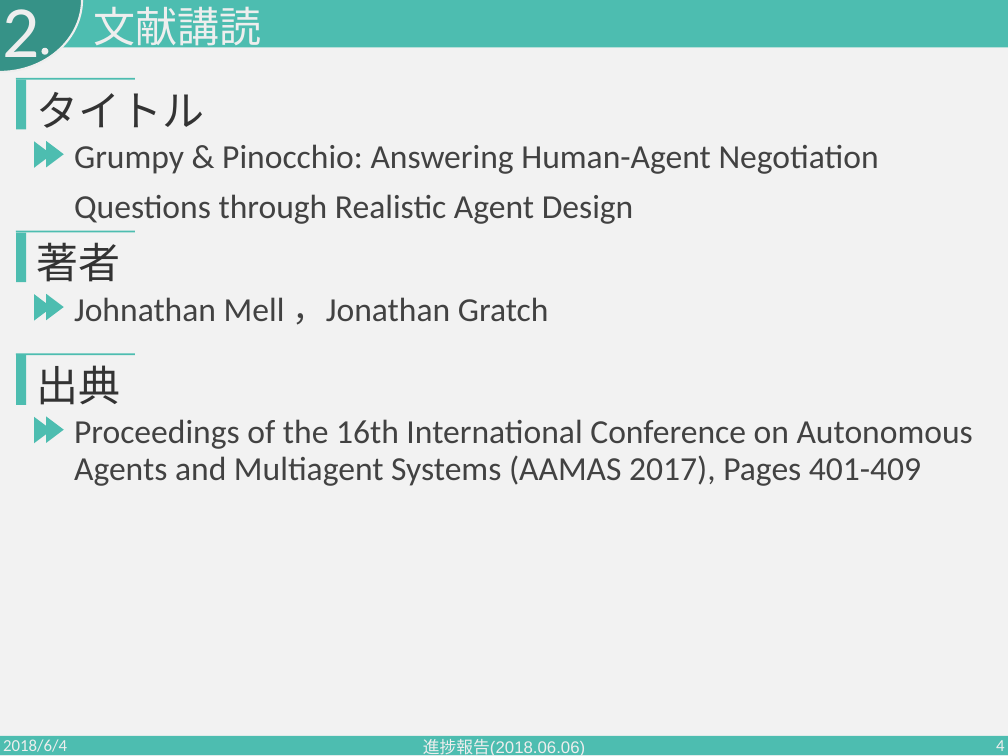
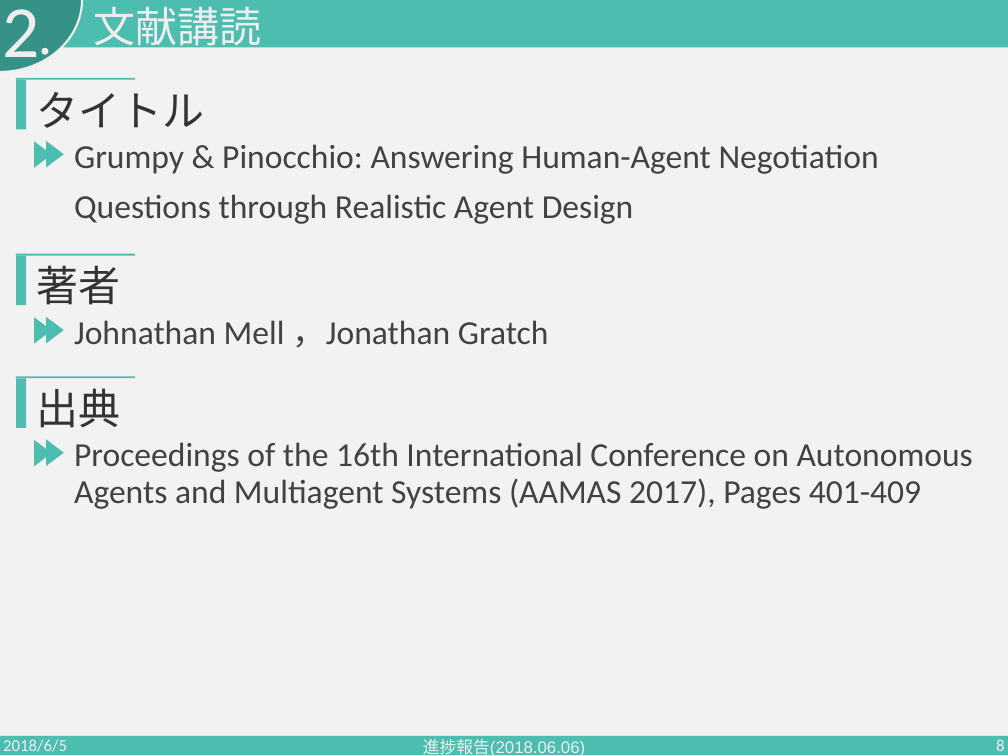
Before and after one commit to PajamaDrive/presentation, a slide deck: slide 8 of seminar2018.06.06.pptx (slide 4 before the commit). Drawn at 1008x756 pixels with LibreOffice and Linux fonts; fonts in the diff are those of the drawing. Boxes give left, top, right and bottom in pixels: in the first picture for what was removed or moved away, otherwise in the second. Text is boxed around its words. In the diff, an @@ line names an element or a change of style, - is before the commit and + after.

```diff
--- a/seminar2018.06.06.pptx
+++ b/seminar2018.06.06.pptx
@@ triangle: place and size @@
-triangle at (34,417,52,444)
+triangle at (34,439,52,466)
@@ 4 texts, 4 rectangles, 3 triangles: place and size @@
-4 texts, 4 rectangles, 3 triangles at (16,231,973,486)
+4 texts, 4 rectangles, 3 triangles at (16,254,973,509)
@@ text at (3,739,67,756): text changed @@
-2018/6/4
+2018/6/5
@@ page number at (996,739,1005,756): text changed @@
-4
+8
```
Also in this commit, not shown: 8 other slides changed, 6 slides added.
